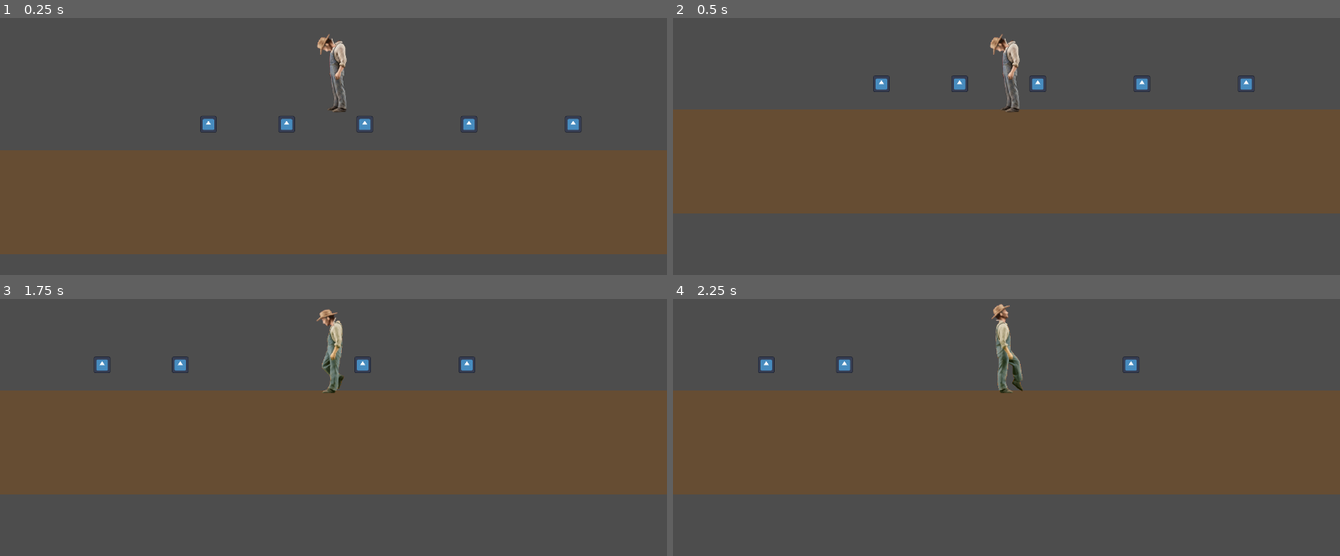
Above: before the commit, frames 1-4 (two rows, left to right).
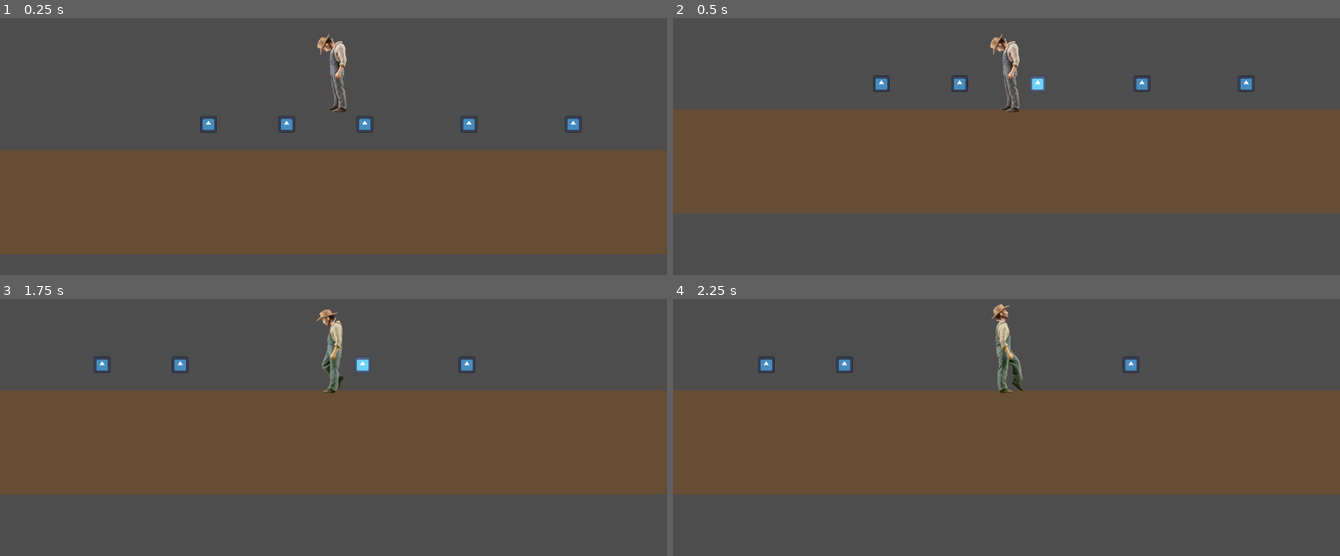
Above: after the commit, the same moments.

Repository: LouisZCode/mechanics_tests
Game: Godot game, scene res://scenes/main.tscn
Two runs of this game, one before a commit and one after it. Both use one fixed random seed, a clock stepped at 60 frames per second and the inputs below. The engine's default icon, where the game draws it, is replaced by a stand-in: a white triangle on a blue panel in a dark square.
Inputs (mouse positions are in pixels of both pictures, inside the frame that each line leads up to):
- Up to frame 1 (0.25 s): no input
- Up to frame 2 (0.5 s): no input
- Up to frame 3 (1.75 s): move the mouse to (480, 376) at 0.52 s; hold Right (ui_right) from 0.53 s (still down); tap F (interact) at 0.6, 1.35 s; move the mouse to (200, 417) at 1.27 s
- Up to frame 4 (2.25 s): move the mouse to (1073, 304) at 2.02 s; release Right (ui_right) at 2.03 s; hold Left (ui_left) from 2.03 s (still down); tap F (interact) at 2.1 s

Frame 1 is identical in both runs. In frame 2, 0.1% of the frame differs, in the area x 53-56%, y 22-29%; in frame 3, 0.2%; in frame 4, nothing differs.

Commit message:
fix: light emiited for item close by

Diff:
--- a/scripts/mechanics/gathering_mechanic.gd
+++ b/scripts/mechanics/gathering_mechanic.gd
@@ -60,8 +60,17 @@
 			closest_distance = distance
 			nearest_item = item
 
-	# Emit signal if nearest item changed
+	# Update highlighting when nearest item changes
 	if nearest_item != previous_nearest:
+		# Remove highlight from previous item
+		if previous_nearest and is_instance_valid(previous_nearest) and previous_nearest.has_method("set_highlighted"):
+			previous_nearest.set_highlighted(false)
+
+		# Highlight new nearest item
+		if nearest_item and nearest_item.has_method("set_highlighted"):
+			nearest_item.set_highlighted(true)
+
+		# Emit signal
 		nearest_item_changed.emit(nearest_item)
 
 func can_activate() -> bool:
Not shown: 1 places in scenes/main.tscn that only renumber resources
